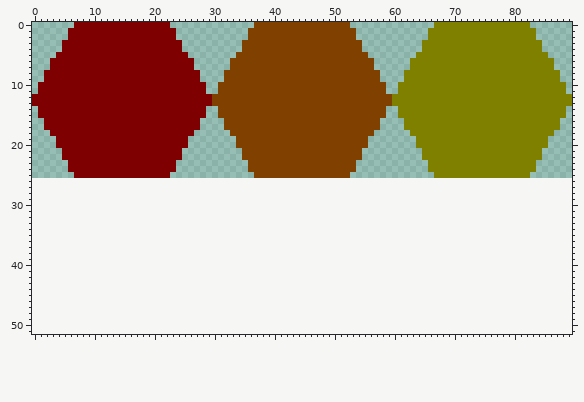
File history of a sprite sheet, game/board/tile/hex/hexes.png. This is how it looked before the edit.
The file is 90x26 pixels. The old version is drawn lined up with the new one, on the new canvas.
New version:
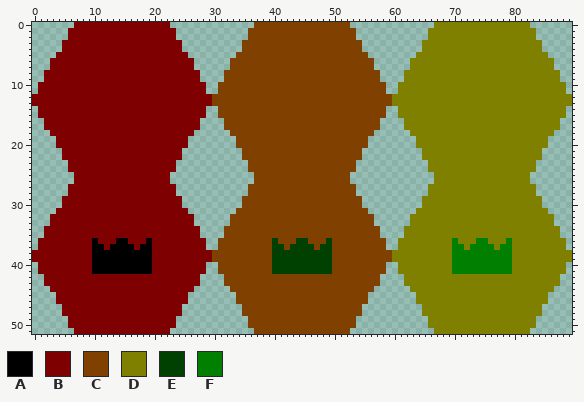
Palette (. is transparent): A #000000  B #7f0000  C #7f4000  D #7f7f00  E #004000  F #007f00
Difference:
canvas 90x26 -> 90x52
Colour A is added in row 36 at x 10, 14 to 15 and 19; in row 37 at x 10 to 11, 13 to 16 and 18 to 19; in rows 38 to 41 at x 10 to 19.
Colour B is added in row 26 at x 7 to 22; in rows 27 to 28 at x 6 to 23; in rows 29 to 30 at x 5 to 24; in row 31 at x 4 to 25; in rows 32 to 33 at x 3 to 26; in rows 34 to 35 at x 2 to 27.
Colour B is added in row 36 at x 1 to 9, 11 to 13, 16 to 18 and 20 to 28; in row 37 at x 1 to 9, 12, 17 and 20 to 28; in rows 38 to 39 at x 0 to 9 and 20 to 29; in rows 40 to 41 at x 1 to 9 and 20 to 28; in rows 42 to 43 at x 2 to 27; in row 44 at x 3 to 26.
Colour B is added in rows 45 to 46 at x 4 to 25; in rows 47 to 48 at x 5 to 24; in rows 49 to 50 at x 6 to 23; in row 51 at x 7 to 22.
Colour C is added in row 26 at x 37 to 52; in rows 27 to 28 at x 36 to 53; in rows 29 to 30 at x 35 to 54; in row 31 at x 34 to 55; in rows 32 to 33 at x 33 to 56; in rows 34 to 35 at x 32 to 57.
Colour C is added in row 36 at x 31 to 39, 41 to 43, 46 to 48 and 50 to 58; in row 37 at x 31 to 39, 42, 47 and 50 to 58; in rows 38 to 39 at x 30 to 39 and 50 to 59; in rows 40 to 41 at x 31 to 39 and 50 to 58; in rows 42 to 43 at x 32 to 57; in row 44 at x 33 to 56.
Colour C is added in rows 45 to 46 at x 34 to 55; in rows 47 to 48 at x 35 to 54; in rows 49 to 50 at x 36 to 53; in row 51 at x 37 to 52.
Colour D is added in row 26 at x 67 to 82; in rows 27 to 28 at x 66 to 83; in rows 29 to 30 at x 65 to 84; in row 31 at x 64 to 85; in rows 32 to 33 at x 63 to 86; in rows 34 to 35 at x 62 to 87.
Colour D is added in row 36 at x 61 to 69, 71 to 73, 76 to 78 and 80 to 88; in row 37 at x 61 to 69, 72, 77 and 80 to 88; in rows 38 to 39 at x 60 to 69 and 80 to 89; in rows 40 to 41 at x 61 to 69 and 80 to 88; in rows 42 to 43 at x 62 to 87; in row 44 at x 63 to 86.
Colour D is added in rows 45 to 46 at x 64 to 85; in rows 47 to 48 at x 65 to 84; in rows 49 to 50 at x 66 to 83; in row 51 at x 67 to 82.
Colour E is added in row 36 at x 40, 44 to 45 and 49; in row 37 at x 40 to 41, 43 to 46 and 48 to 49; in rows 38 to 41 at x 40 to 49.
Colour F is added in row 36 at x 70, 74 to 75 and 79; in row 37 at x 70 to 71, 73 to 76 and 78 to 79; in rows 38 to 41 at x 70 to 79.
Pixel boxes of the changes (left, top, right, bottom) in both pictures:
added: (32, 178, 572, 334)
